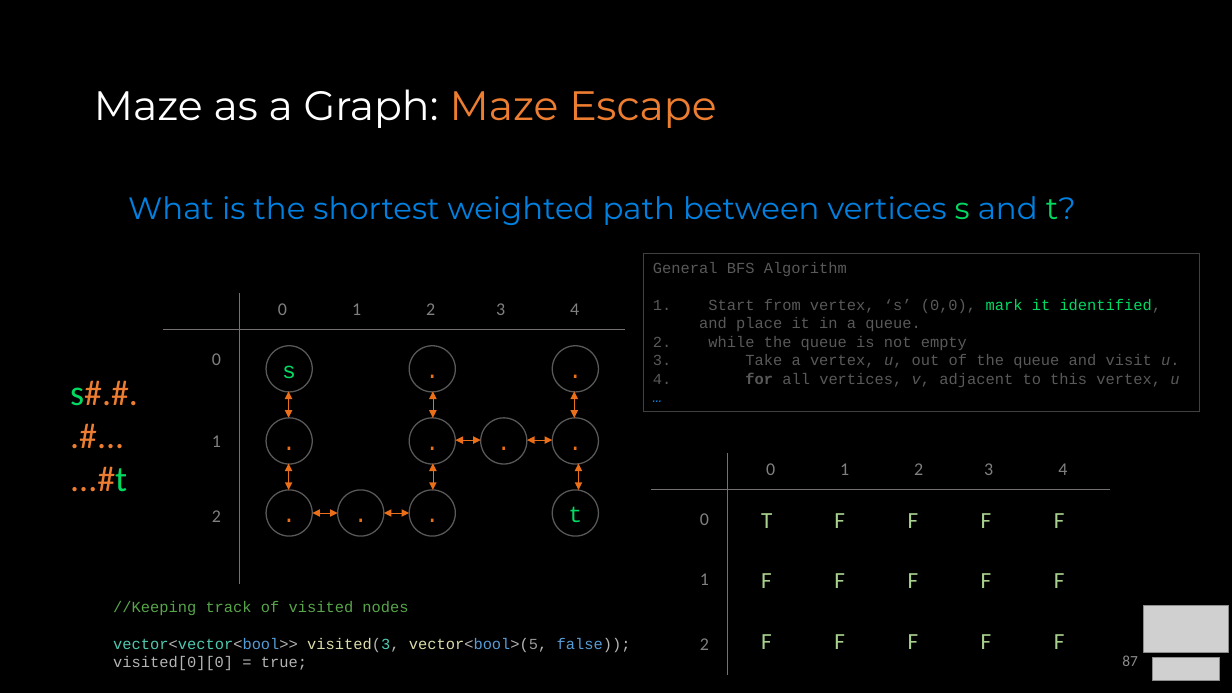
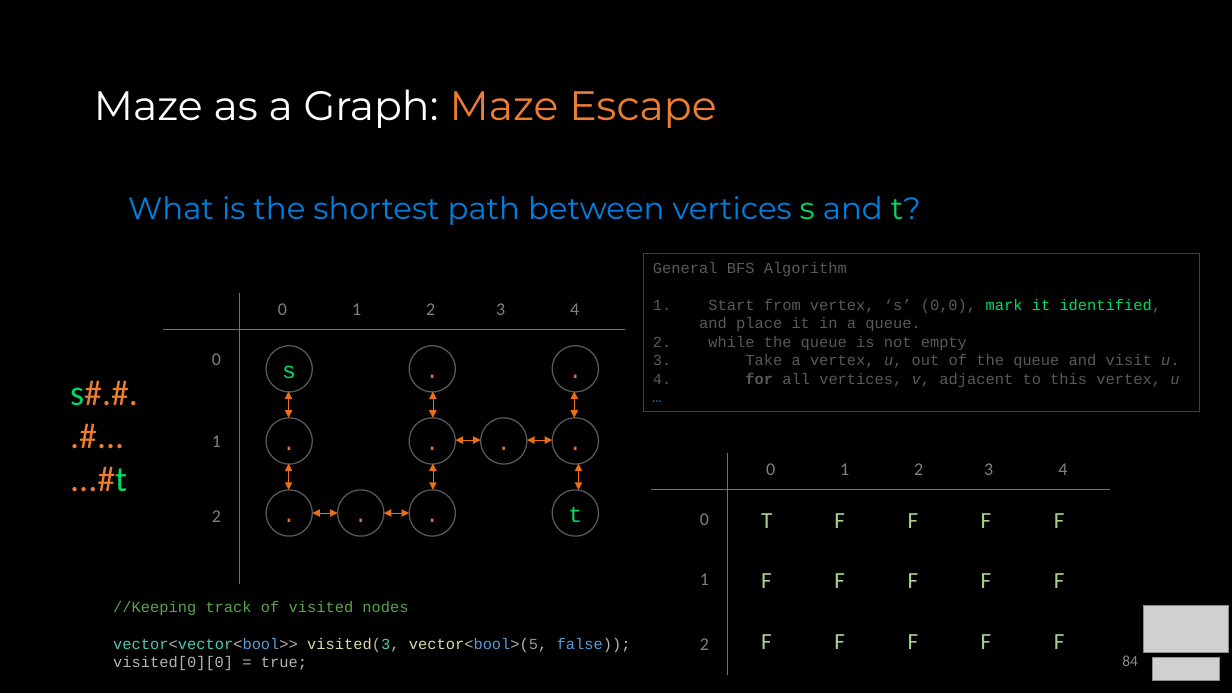
Before and after one commit to COP3530/Instructional-Content, a slide deck: slide 84 of Slides/Slides-PPT/8a - Graph Terminology and Implementation.pptx (slide 87 before the commit). Drawn at 1232x693 pixels with LibreOffice and Linux fonts; fonts in the diff are those of the drawing; grey boxes stand for pictures. Boxes give left, top, right and bottom in pixels: in the first picture for what was removed or moved away, otherwise in the second. Text is boxed around its words. In the diff, an @@ line names an element or a change of style, - is before the commit and + after.

Commit message:
graph as maze updated

```diff
--- a/Slides/Slides-PPT/8a - Graph Terminology and Implementation.pptx
+++ b/Slides/Slides-PPT/8a - Graph Terminology and Implementation.pptx
@@ text at (x1=128, y1=196, x2=921, y2=225): text changed @@
-What is the shortest weighted path between vertices s and t?
+What is the shortest path between vertices s and t?
@@ page number at (x1=1122, y1=655, x2=1138, y2=666): text changed @@
-87
+84
```
Also in this commit, not shown: 8 other slides changed, 1 other file.
